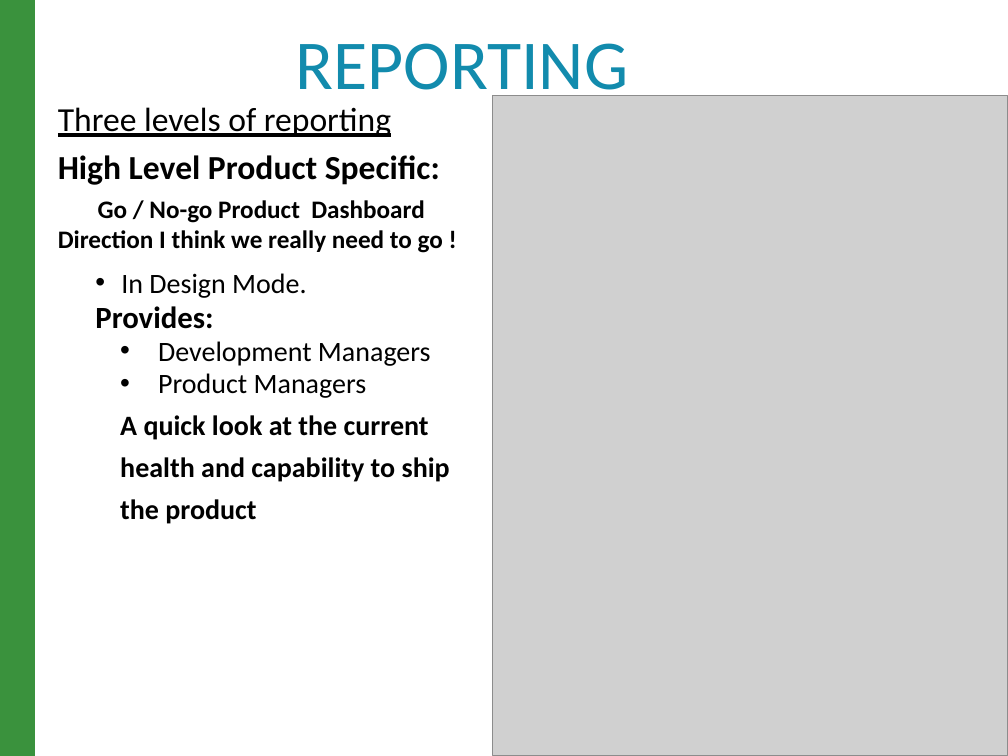
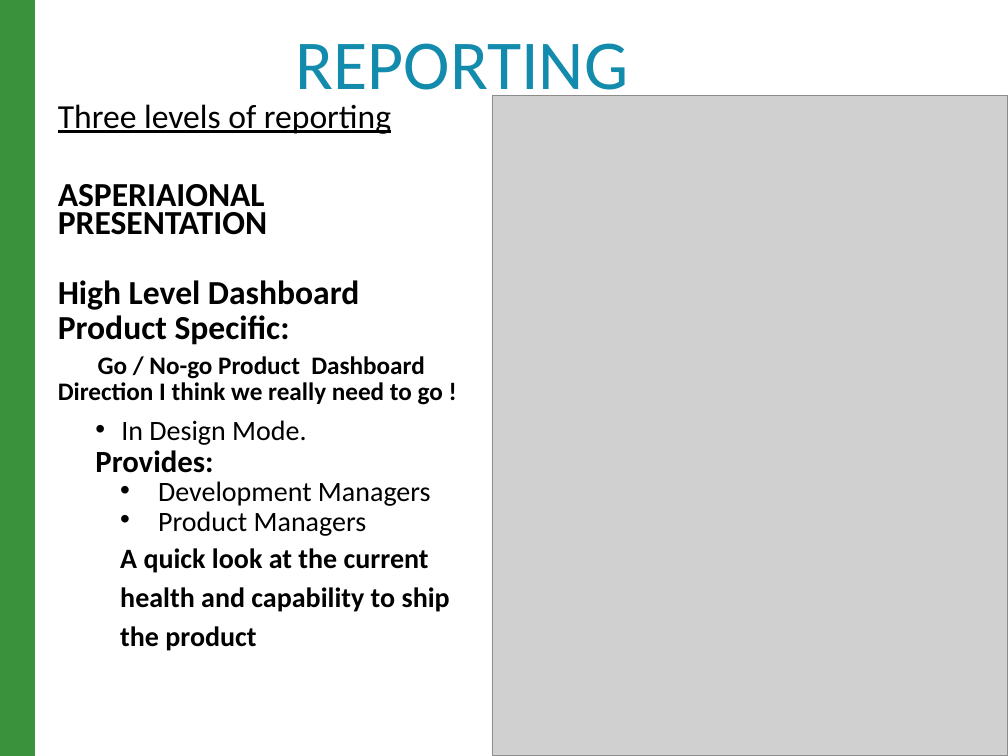
Before and after one commit to raghav9329/mainProf, a slide deck: slide 14 of CurrentWork_Delta/CX_StrategyPowerPoint.pptx. Drawn at 1008x756 pixels with LibreOffice and Linux fonts; fonts in the diff are those of the drawing; grey boxes stand for pictures. Boxes give left, top, right and bottom in pixels: in the first picture for what was removed or moved away, otherwise in the second. Text is boxed around its words. In the diff, an @@ line names an element or a change of style, - is before the commit and + after.

```diff
--- a/CurrentWork_Delta/CX_StrategyPowerPoint.pptx
+++ b/CurrentWork_Delta/CX_StrategyPowerPoint.pptx
@@ text at [58, 104, 450, 651]: line spacing 0.8 to 0.7; line spacing 1.25 to 1.15 @@
@@ text at [58, 184, 359, 345]: text changed @@
-High Level Product Specific:
+ASPERIAIONAL PRESENTATION
+High Level Dashboard
+Product Specific:
```
Also in this commit, not shown: 5 other slides changed, 1 other file.
